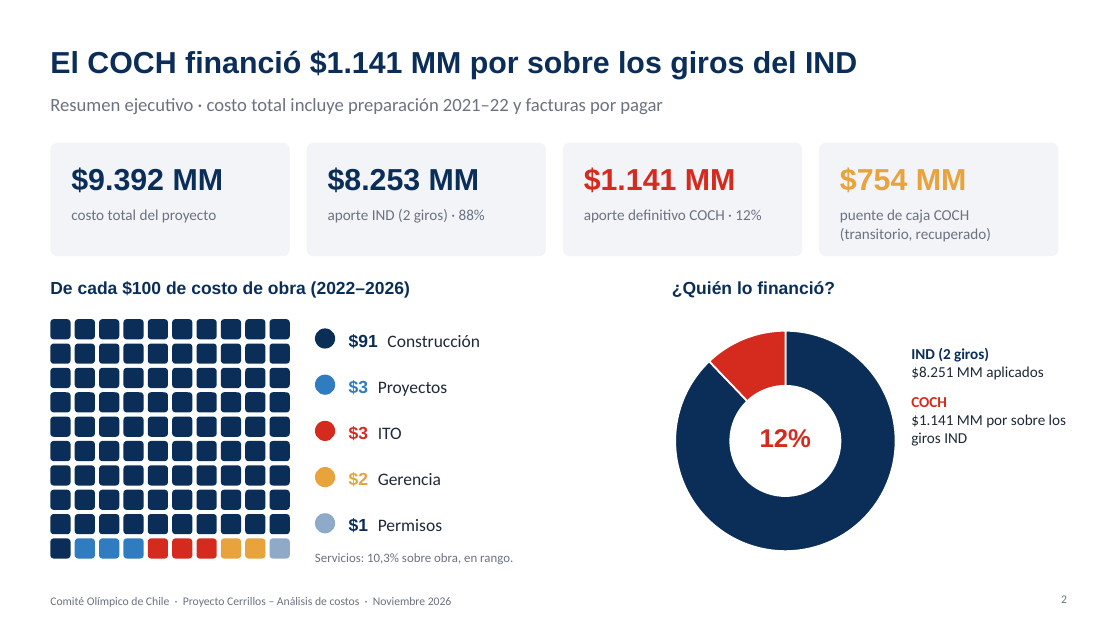
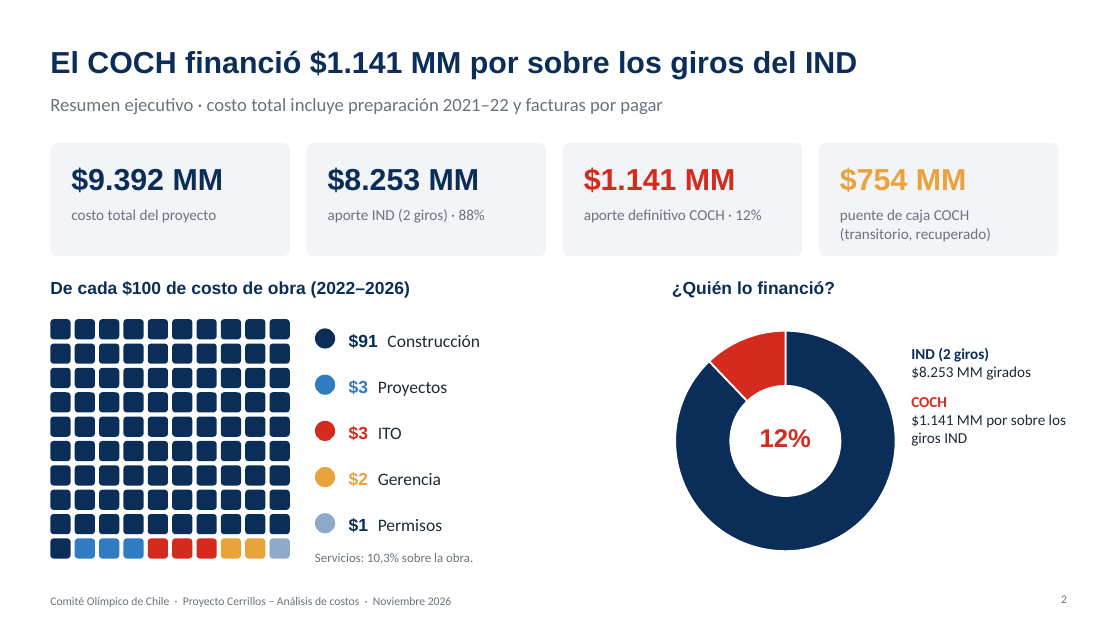
Before and after one commit to mmujicaa-prog/grit-test-app, a slide deck: slide 2 of entregables/Cerrillos_Aporte_COCH_IND.pptx. Drawn at 1120x630 pixels with LibreOffice and Linux fonts; fonts in the diff are those of the drawing; background and template pictures are left out. Boxes give left, top, right and bottom in pixels: in the first picture for what was removed or moved away, otherwise in the second. Text is boxed around its words. In the diff, an @@ line names an element or a change of style, - is before the commit and + after.

```diff
--- a/entregables/Cerrillos_Aporte_COCH_IND.pptx
+++ b/entregables/Cerrillos_Aporte_COCH_IND.pptx
@@ text at (911,366,1031,380): text changed @@
-$8.251 MM aplicados
+$8.253 MM girados
@@ text at (315,553,473,564): text changed @@
-Servicios: 10,3% sobre obra, en rango.
+Servicios: 10,3% sobre la obra.
```
Also in this commit, not shown: 13 other slides changed, 2 slides removed, 1 other file.
